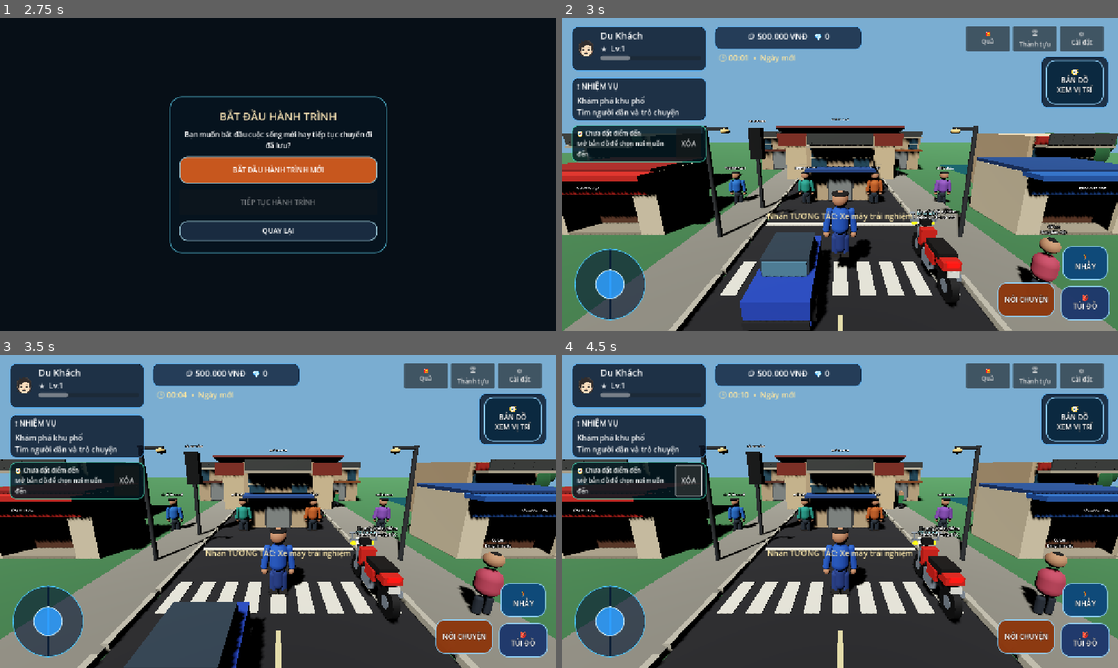
Above: before the commit, frames 1-4 (two rows, left to right).
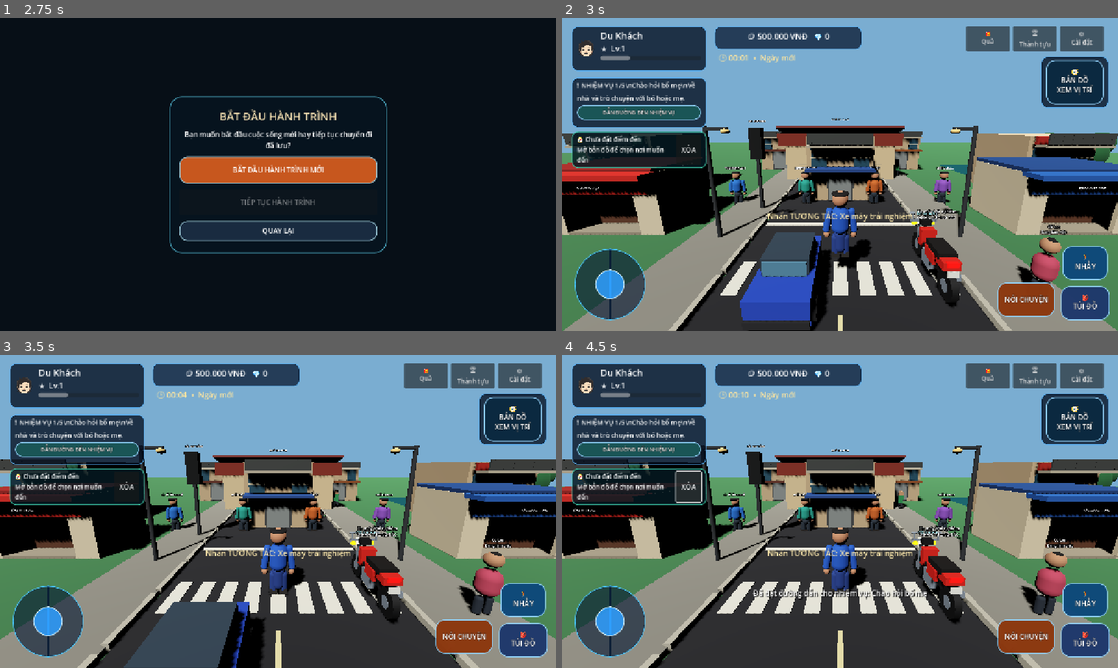
Above: after the commit, the same moments.

Repository: temu838655-dev/Vi-t-Nam-Du-L-ch
Game: Godot game, scene res://scenes/main.tscn
Same seed, same stepped clock (60 frames per second), same inputs: the game is played once before the commit and once after it.
Inputs (mouse positions are in pixels of both pictures, inside the frame that each line leads up to):
- Up to frame 1 (2.75 s): click "G ĐĂNG NHẬP BẰNG GOOGLE" at 0.5 s; click "OK" at 1.25 s; click "CHƠI VỚI TƯ CÁCH KHÁCH" at 2 s
- Up to frame 2 (3 s): click "BẮT ĐẦU HÀNH TRÌNH MỚI" at 2.75 s
- Up to frame 3 (3.5 s): no input
- Up to frame 4 (4.5 s): click (639, 448) at 3.5 s, where only the run after the commit has a clickable "DẪN ĐƯỜNG ĐẾN NHIỆM VỤ"; click "XÓA" at 4.25 s

Frame 1 is identical in both runs. In frame 2, 3.7% of the frame differs, in the area x 1-26%, y 20-48%; in frame 3, 3.7%; in frame 4, 4.2%, in the area x 1-66%, y 20-79%.

Commit message:
Add mission tracker and waypoint guidance button

Diff:
--- a/Godot/scripts/mobile_hud.gd
+++ b/Godot/scripts/mobile_hud.gd
@@ -98,6 +98,7 @@
 var nearby_label: Label
 var message_label: Label
 var navigation_label: Label
+var mission_label: Label
 var joystick_origin := Vector2.ZERO
 var joystick_touch := -1
 var look_touch := -1
@@ -155,15 +156,24 @@
 	xp.show_percentage = false
 	profile_text.add_child(xp)
 
-	var mission := _make_hud_panel(Vector2(22, 136), Vector2(310, 100))
+	var mission := _make_hud_panel(Vector2(22, 136), Vector2(310, 116))
 	ui_root.add_child(mission)
-	var mission_text := Label.new()
-	mission_text.text = "❗ NHIỆM VỤ\nKhám phá khu phố\nTìm người dân và trò chuyện"
-	mission_text.add_theme_font_size_override("font_size", 17)
-	mission_text.autowrap_mode = TextServer.AUTOWRAP_WORD_SMART
-	mission.add_child(mission_text)
-
-	var navigation_panel := _make_hud_panel(Vector2(22, 246), Vector2(310, 66))
+	var mission_layout := VBoxContainer.new()
+	mission_layout.add_theme_constant_override("separation", 4)
+	mission.add_child(mission_layout)
+	mission_label = Label.new()
+	mission_label.add_theme_font_size_override("font_size", 15)
+	mission_label.autowrap_mode = TextServer.AUTOWRAP_WORD_SMART
+	mission_layout.add_child(mission_label)
+	var guide_button := Button.new()
+	guide_button.text = "DẪN ĐƯỜNG ĐẾN NHIỆM VỤ"
+	guide_button.custom_minimum_size = Vector2(0, 34)
+	guide_button.add_theme_font_size_override("font_size", 12)
+	_style_game_button(guide_button, Color(0.10, 0.34, 0.34, 0.96))
+	guide_button.pressed.connect(_guide_current_mission)
+	mission_layout.add_child(guide_button)
+
+	var navigation_panel := _make_hud_panel(Vector2(22, 260), Vector2(310, 66))
 	navigation_panel.add_theme_stylebox_override("panel", _hud_style(Color(0.02, 0.10, 0.13, 0.84), Color(0.25, 0.82, 0.69, 0.88)))
 	ui_root.add_child(navigation_panel)
 	var navigation_row := HBoxContainer.new()
@@ -334,11 +344,53 @@
 
 func _process(_delta: float) -> void:
 	_update_status()
+	_update_mission_ui()
 	if is_instance_valid(map_canvas) and is_instance_valid(player):
 		map_canvas.player_position = player.global_position
 		map_canvas.player_rotation_y = player.rotation.y
 		map_canvas.queue_redraw()
 	_update_navigation_guidance()
+
+func _update_mission_ui() -> void:
+	if not is_instance_valid(mission_label):
+		return
+	var mission: Dictionary = GameState.get_tutorial_mission()
+	mission_label.text = "❗ NHIỆM VỤ %d/5\\n%s\\n%s" % [mini(GameState.tutorial_stage + 1, 5), str(mission.get("title", "")), str(mission.get("description", ""))]
+
+func _guide_current_mission() -> void:
+	var mission: Dictionary = GameState.get_tutorial_mission()
+	var target_type := str(mission.get("target", "none"))
+	var target_position := Vector3.ZERO
+	match target_type:
+		"family":
+			for candidate in get_tree().get_nodes_in_group("interactable"):
+				if candidate is Node3D and (str(candidate.get("role")) == "mother" or str(candidate.get("role")) == "father"):
+					target_position = candidate.global_position
+					break
+		"ho_guom":
+			target_position = Vector3(27, 0, 5.1)
+		"food_shop":
+			target_position = Vector3(0, 0, 17)
+		"career":
+			var desired_role := "career_driver"
+			match GameState.selected_career:
+				"Tài xế công nghệ": desired_role = "career_driver"
+				"Nhân viên du lịch": desired_role = "career_tourism"
+				"Đầu bếp": desired_role = "career_chef"
+				"Nhiếp ảnh gia": desired_role = "career_photographer"
+			var found := false
+			for candidate in get_tree().get_nodes_in_group("interactable"):
+				if candidate is Node3D and str(candidate.get("role")) == desired_role:
+					target_position = candidate.global_position
+					found = true
+					break
+			if not found:
+				target_position = Vector3(6, 0, 1)
+		_:
+			_show_message("Bạn đã hoàn thành phần hướng dẫn nhập môn. Hãy tự do khám phá!")
+			return
+	_set_map_waypoint(target_position)
+	_show_message("Đã đặt đường dẫn cho nhiệm vụ: " + str(mission.get("title", "")))
 
 func _update_navigation_guidance() -> void:
 	if not is_instance_valid(navigation_label):
@@ -518,6 +570,9 @@
 	var result: Dictionary = GameState.purchase_item(shop_type, item_id)
 	_show_message(str(result.get("message", "Giao dịch hoàn tất.")))
 	if bool(result.get("ok", false)):
+		if shop_type == "food" and not bool(result.get("already_owned", false)):
+			GameState.advance_tutorial("buy_food")
+			_update_mission_ui()
 		var item: Dictionary = result.get("item", {})
 		if shop_type == "vehicle" and player and player.has_method("spawn_owned_vehicle"):
 			player.spawn_owned_vehicle(str(item.get("name", "Xe máy")), item.get("color", Color(0.8, 0.1, 0.1)))
